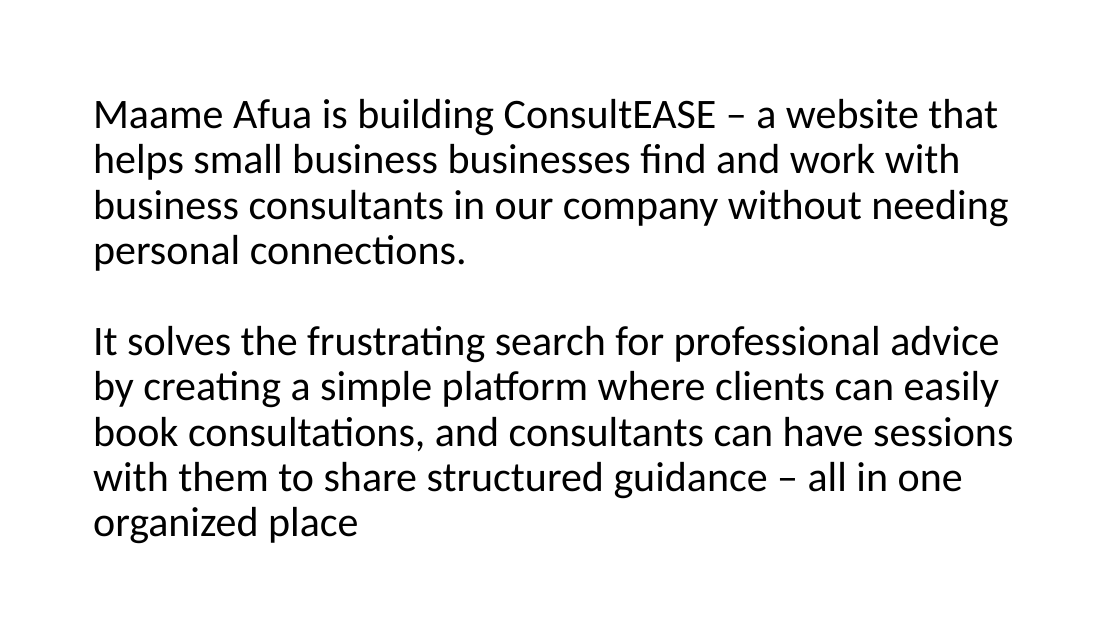
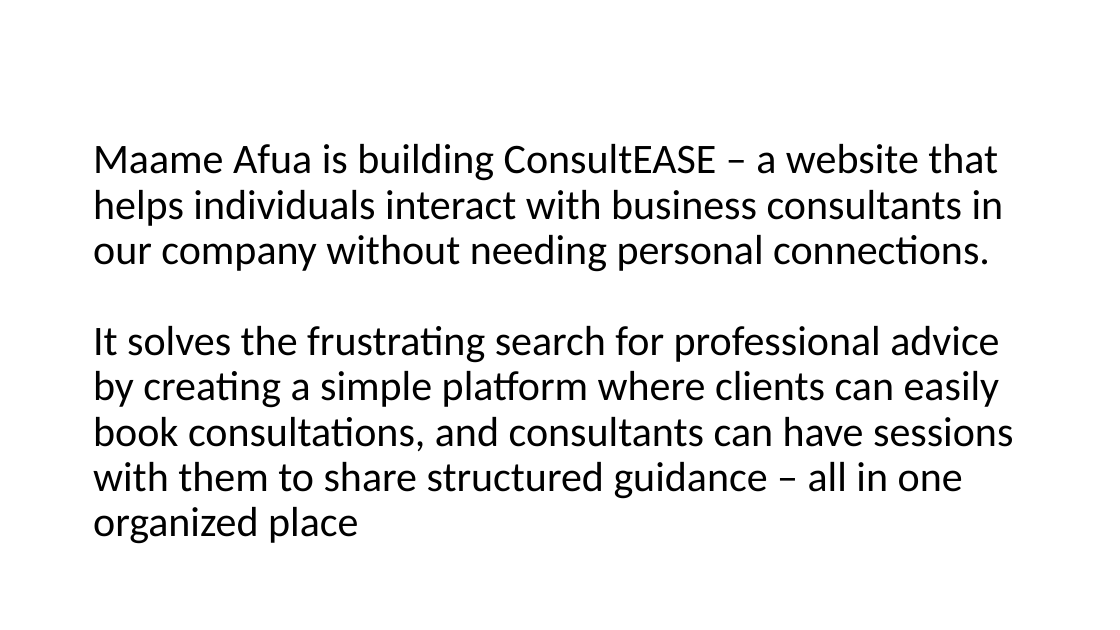
Before and after one commit to mkomemensah/FinalProject_WebTech_maame.kome-mensah, a slide deck: slide 2 of FInal_Project_Faming_Maame_KM.pptx. Drawn at 1120x630 pixels with LibreOffice and Linux fonts; fonts in the diff are those of the drawing; background and template pictures are left out. Boxes give left, top, right and bottom in pixels: in the first picture for what was removed or moved away, otherwise in the second. Text is boxed around its words. In the diff, an @@ line names an element or a change of style, - is before the commit and + after.

```diff
--- a/FInal_Project_Faming_Maame_KM.pptx
+++ b/FInal_Project_Faming_Maame_KM.pptx
@@ title at (93,144,1013,544): text changed @@
-Maame Afua is building ConsultEASE – a website that helps small business businesses find and work with business consultants in our company without needing personal connections.
-It solves the frustrating search for professional advice by creating a simple platform where clients can easily book consultations, and consultants can have sessions with them to share structured guidance – all in one organized place
+Maame Afua is building ConsultEASE – a website that helps individuals interact with business consultants in our company without needing personal connections.
+It solves the frustrating search for professional advice by creating a simple platform where clients can easily book consultations, and consultants can have sessions with them to share structured guidance – all in one organized place
```
Also in this commit, not shown: 2 other slides changed, 1 slide added, 2 slides removed, 4 other files.
